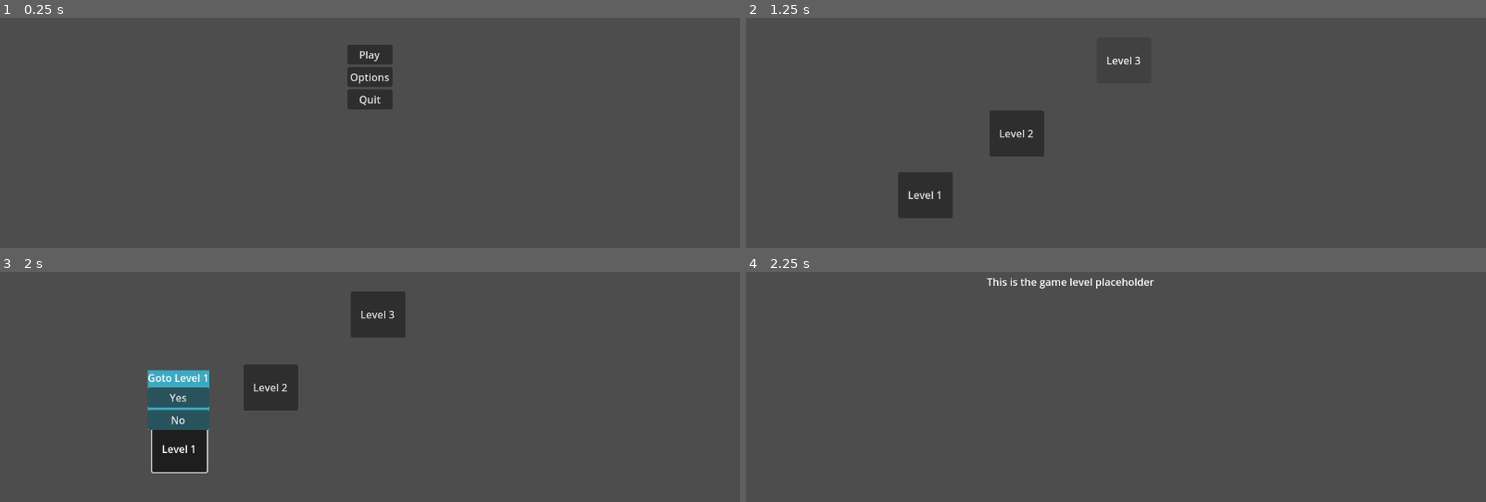
Above: before the commit, frames 1-4 (two rows, left to right).
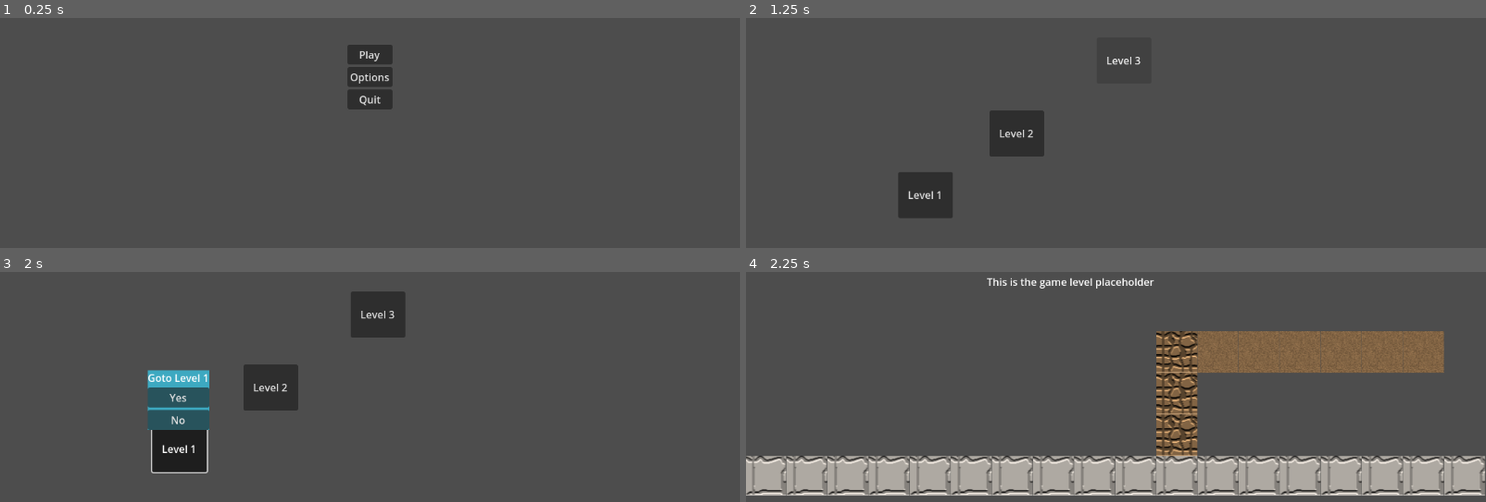
Above: after the commit, the same moments.

Repository: UNLV-CS472-672/2024-S-GROUP7-LifeQuest
Game: Godot game, scene res://main.tscn
Same seed, same stepped clock (60 frames per second), same inputs: the game is played once before the commit and once after it.
Inputs:
- Up to frame 1 (0.25 s): no input
- Up to frame 2 (1.25 s): click "Play" at 0.5 s
- Up to frame 3 (2 s): click "Level 1" at 1.25 s
- Up to frame 4 (2.25 s): click "Yes" at 2 s

Frames 1-3 are identical in both runs. In frame 4, 25% of the frame differs, in the area x 0-100%, y 25-98%.

Commit message:
Tile map, folder for organization
Move sprites to a spite folder, added floor tile map and a bit to the scene to show it is working. Moved the test scene to the folder

Diff:
--- a/Game/LifeQuest/character_scene.tscn
+++ b/Game/LifeQuest/character_scene.tscn
@@ -1,7 +1,7 @@
 [gd_scene load_steps=3 format=3 uid="uid://f83w1j385c0o"]
 
 [ext_resource type="Script" path="res://character_scene.gd" id="1_emrmp"]
-[ext_resource type="Texture2D" uid="uid://cptyomp81xx1f" path="res://tempCharOutline.png" id="1_yabyc"]
+[ext_resource type="Texture2D" uid="uid://cptyomp81xx1f" path="res://Sprites/tempCharOutline.png" id="1_yabyc"]
 
 [node name="characterScene" type="Node2D"]
 position = Vector2(550, 350)
--- a/Game/LifeQuest/enemy.tscn
+++ b/Game/LifeQuest/enemy.tscn
@@ -1,7 +1,7 @@
 [gd_scene load_steps=4 format=3 uid="uid://cho08lfqs6qrk"]
 
 [ext_resource type="Script" path="res://enemy.gd" id="1_bg813"]
-[ext_resource type="Texture2D" uid="uid://b8g7hgpdvnkxa" path="res://tempEnemy.png" id="1_yq8xx"]
+[ext_resource type="Texture2D" uid="uid://b8g7hgpdvnkxa" path="res://Sprites/tempEnemy.png" id="1_yq8xx"]
 
 [sub_resource type="CircleShape2D" id="CircleShape2D_trdnp"]
 radius = 93.086
--- a/Game/LifeQuest/game_scene.tscn
+++ b/Game/LifeQuest/game_scene.tscn
@@ -1,4 +1,147 @@
-[gd_scene format=3 uid="uid://ccuoxmewdujb4"]
+[gd_scene load_steps=4 format=3 uid="uid://ccuoxmewdujb4"]
+
+[ext_resource type="Texture2D" uid="uid://sp5sqsqilkte" path="res://Sprites/tilemap_Floor_spaced_smaller.png" id="1_khfqp"]
+
+[sub_resource type="TileSetAtlasSource" id="TileSetAtlasSource_olttd"]
+texture = ExtResource("1_khfqp")
+separation = Vector2i(6, 12)
+texture_region_size = Vector2i(65, 65)
+0:0/0 = 0
+1:0/0 = 0
+2:0/0 = 0
+3:0/0 = 0
+4:0/0 = 0
+5:0/0 = 0
+6:0/0 = 0
+7:0/0 = 0
+8:0/0 = 0
+9:0/0 = 0
+10:0/0 = 0
+11:0/0 = 0
+0:1/0 = 0
+1:1/0 = 0
+3:1/0 = 0
+4:1/0 = 0
+5:1/0 = 0
+6:1/0 = 0
+7:1/0 = 0
+8:1/0 = 0
+9:1/0 = 0
+10:1/0 = 0
+11:1/0 = 0
+0:2/0 = 0
+1:2/0 = 0
+3:2/0 = 0
+4:2/0 = 0
+5:2/0 = 0
+6:2/0 = 0
+7:2/0 = 0
+8:2/0 = 0
+9:2/0 = 0
+10:2/0 = 0
+11:2/0 = 0
+0:3/0 = 0
+1:3/0 = 0
+2:3/0 = 0
+3:3/0 = 0
+4:3/0 = 0
+5:3/0 = 0
+6:3/0 = 0
+7:3/0 = 0
+8:3/0 = 0
+9:3/0 = 0
+10:3/0 = 0
+11:3/0 = 0
+0:4/0 = 0
+1:4/0 = 0
+2:4/0 = 0
+3:4/0 = 0
+4:4/0 = 0
+5:4/0 = 0
+6:4/0 = 0
+7:4/0 = 0
+8:4/0 = 0
+9:4/0 = 0
+10:4/0 = 0
+11:4/0 = 0
+0:5/0 = 0
+1:5/0 = 0
+2:5/0 = 0
+3:5/0 = 0
+4:5/0 = 0
+5:5/0 = 0
+6:5/0 = 0
+7:5/0 = 0
+8:5/0 = 0
+9:5/0 = 0
+10:5/0 = 0
+11:5/0 = 0
+0:6/0 = 0
+1:6/0 = 0
+2:6/0 = 0
+3:6/0 = 0
+4:6/0 = 0
+5:6/0 = 0
+6:6/0 = 0
+7:6/0 = 0
+8:6/0 = 0
+9:6/0 = 0
+10:6/0 = 0
+11:6/0 = 0
+0:7/0 = 0
+1:7/0 = 0
+2:7/0 = 0
+3:7/0 = 0
+4:7/0 = 0
+5:7/0 = 0
+6:7/0 = 0
+7:7/0 = 0
+8:7/0 = 0
+9:7/0 = 0
+10:7/0 = 0
+11:7/0 = 0
+0:8/0 = 0
+1:8/0 = 0
+2:8/0 = 0
+3:8/0 = 0
+4:8/0 = 0
+5:8/0 = 0
+6:8/0 = 0
+7:8/0 = 0
+8:8/0 = 0
+9:8/0 = 0
+10:8/0 = 0
+11:8/0 = 0
+0:9/0 = 0
+1:9/0 = 0
+2:9/0 = 0
+3:9/0 = 0
+4:9/0 = 0
+5:9/0 = 0
+6:9/0 = 0
+7:9/0 = 0
+8:9/0 = 0
+9:9/0 = 0
+10:9/0 = 0
+11:9/0 = 0
+0:10/0 = 0
+1:10/0 = 0
+2:10/0 = 0
+3:10/0 = 0
+4:10/0 = 0
+5:10/0 = 0
+6:10/0 = 0
+7:10/0 = 0
+8:10/0 = 0
+9:10/0 = 0
+10:10/0 = 0
+11:10/0 = 0
+2:1/0 = 0
+2:2/0 = 0
+
+[sub_resource type="TileSet" id="TileSet_b1e8q"]
+tile_size = Vector2i(64, 65)
+sources/0 = SubResource("TileSetAtlasSource_olttd")
 
 [node name="GameScene" type="Node2D"]
 
@@ -8,3 +151,8 @@
 offset_right = 638.0
 offset_bottom = 308.0
 text = "This is the game level placeholder"
+
+[node name="TileMap" type="TileMap" parent="."]
+tile_set = SubResource("TileSet_b1e8q")
+format = 2
+layer_0/tile_data = PackedInt32Array(524288, 131072, 2, 524289, 131072, 2, 524290, 131072, 2, 524291, 131072, 2, 524292, 131072, 2, 524293, 131072, 2, 524294, 131072, 2, 524295, 131072, 2, 524296, 131072, 2, 524297, 131072, 2, 524298, 131072, 2, 524299, 131072, 2, 524300, 131072, 2, 524301, 131072, 2, 524302, 131072, 2, 524303, 131072, 2, 524304, 131072, 2, 524305, 131072, 2, 458762, 327680, 1, 393226, 327680, 1, 327690, 327680, 1, 327691, 327680, 0, 327692, 327680, 0, 327693, 327680, 0, 327694, 327680, 0, 327695, 327680, 0, 327696, 327680, 0)
--- a/Game/LifeQuest/player.tscn
+++ b/Game/LifeQuest/player.tscn
@@ -1,7 +1,7 @@
 [gd_scene load_steps=4 format=3 uid="uid://b5obbjcfduj5e"]
 
 [ext_resource type="Script" path="res://player.gd" id="1_xkigp"]
-[ext_resource type="Texture2D" uid="uid://ccbnpm3ng1huq" path="res://tempChar.png" id="2_jk87f"]
+[ext_resource type="Texture2D" uid="uid://ccbnpm3ng1huq" path="res://Sprites/tempChar.png" id="2_jk87f"]
 
 [sub_resource type="CircleShape2D" id="CircleShape2D_kyxv3"]
 radius = 226.08
--- a/Game/LifeQuest/mock_game_scene.tscn
+++ b/Game/LifeQuest/tests/mock_game_scene.tscn
@@ -1,6 +1,6 @@
 [gd_scene load_steps=4 format=3 uid="uid://drxa8uyww2f3h"]
 
-[ext_resource type="Script" path="res://mock_game_scene.gd" id="1_a3bh3"]
+[ext_resource type="Script" path="res://tests/mock_game_scene.gd" id="1_a3bh3"]
 [ext_resource type="PackedScene" uid="uid://b5obbjcfduj5e" path="res://player.tscn" id="2_srmjf"]
 [ext_resource type="PackedScene" uid="uid://cho08lfqs6qrk" path="res://enemy.tscn" id="3_wo41g"]
 
Renamed: Game/LifeQuest/tempChar.png -> Game/LifeQuest/Sprites/tempChar.png
Not shown, changed: Game/LifeQuest/Sprites/tempChar.png.import
Renamed: Game/LifeQuest/tempCharOutline.png -> Game/LifeQuest/Sprites/tempCharOutline.png
Not shown, changed: Game/LifeQuest/Sprites/tempCharOutline.png.import
Renamed: Game/LifeQuest/tempEnemy.png -> Game/LifeQuest/Sprites/tempEnemy.png
Not shown, added: Game/LifeQuest/Sprites/tempEnemy.png.import
Binary file added: Game/LifeQuest/Sprites/tilemap_Floor_spaced_smaller.png
Not shown, changed: Game/LifeQuest/Sprites/tilemap_Floor_spaced_smaller.png.import
Renamed: Game/LifeQuest/mock_game_scene.gd -> Game/LifeQuest/tests/mock_game_scene.gd
